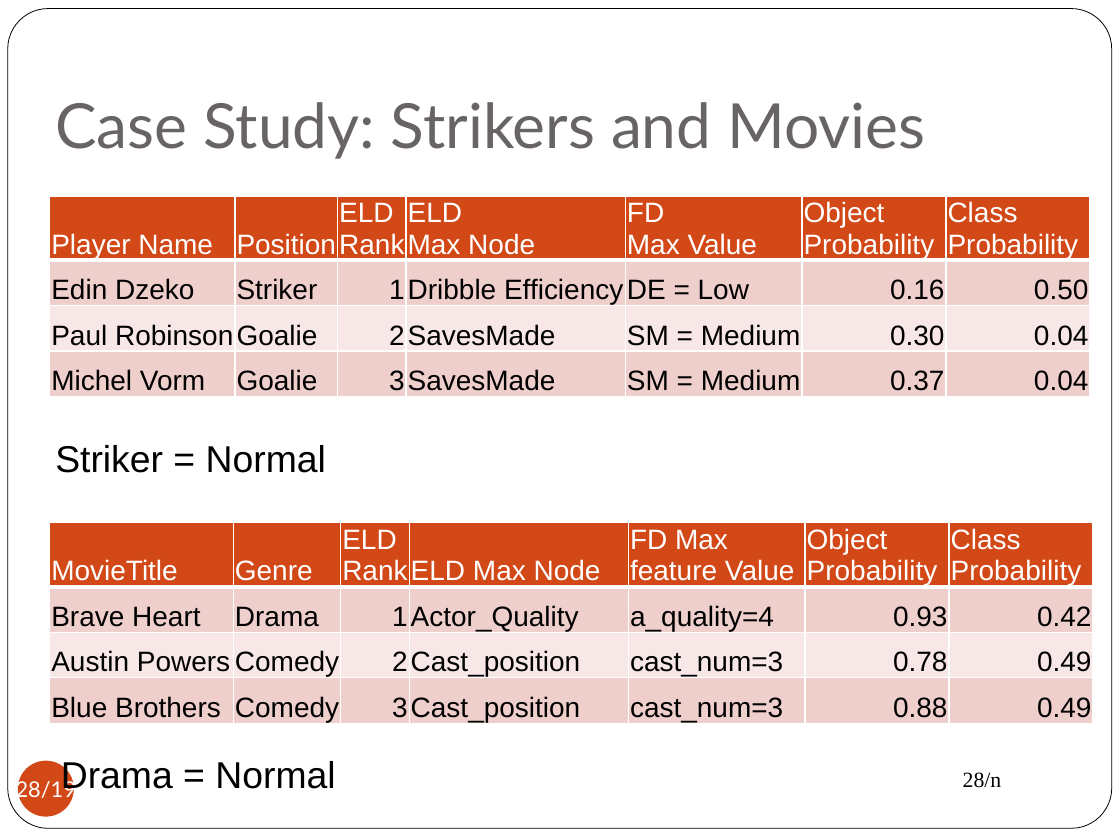
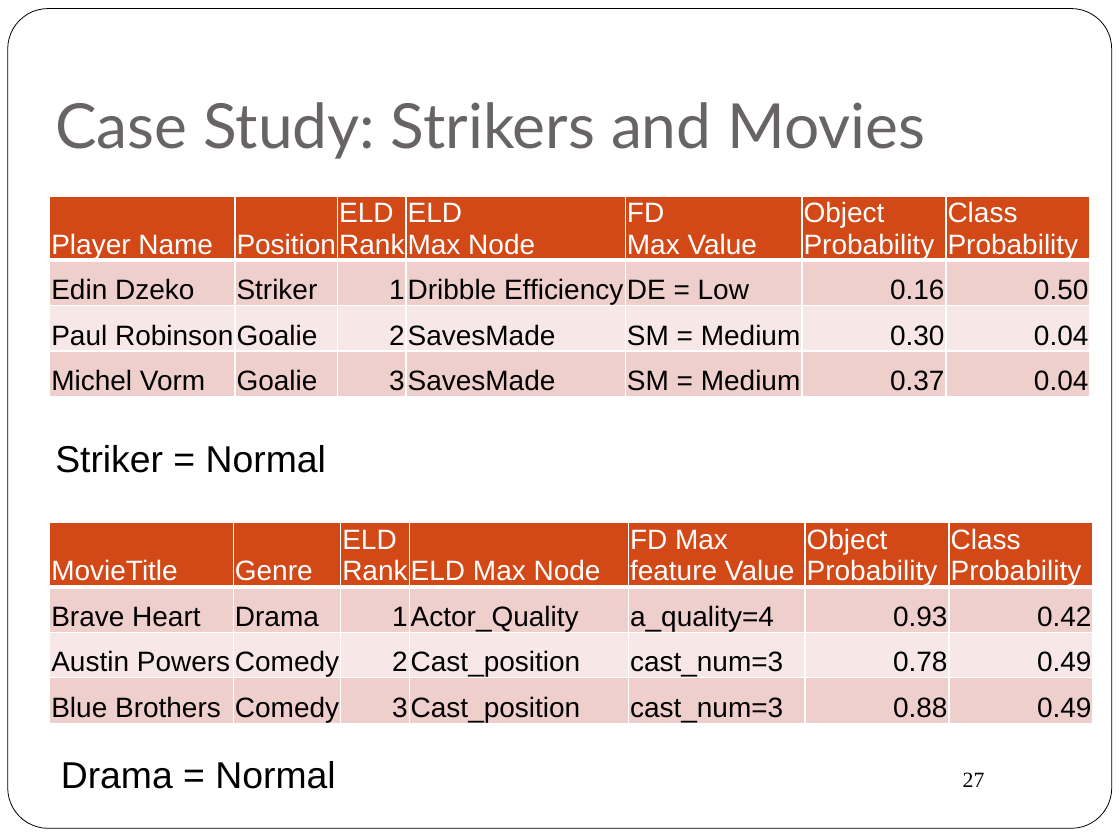
Before and after one commit to oschulte/srl-tutorial-slides, a slide deck: slide 27 of ch6-anomaly.pptx (slide 28 before the commit). Drawn at 1120x840 pixels with LibreOffice and Linux fonts; fonts in the diff are those of the drawing. Boxes give left, top, right and bottom in pixels: in the first picture for what was removed or moved away, otherwise in the second. Text is boxed around its words. In the diff, an @@ line names an element or a change of style, - is before the commit and + after.

```diff
--- a/ch6-anomaly.pptx
+++ b/ch6-anomaly.pptx
@@ page number removed at [18,760,74,816] @@
-28/19
@@ page number at [963,772,985,787]: text changed @@
-28/n
+27
```
Also in this commit, not shown: 19 other slides changed, 2 slides added, 4 slides removed.
